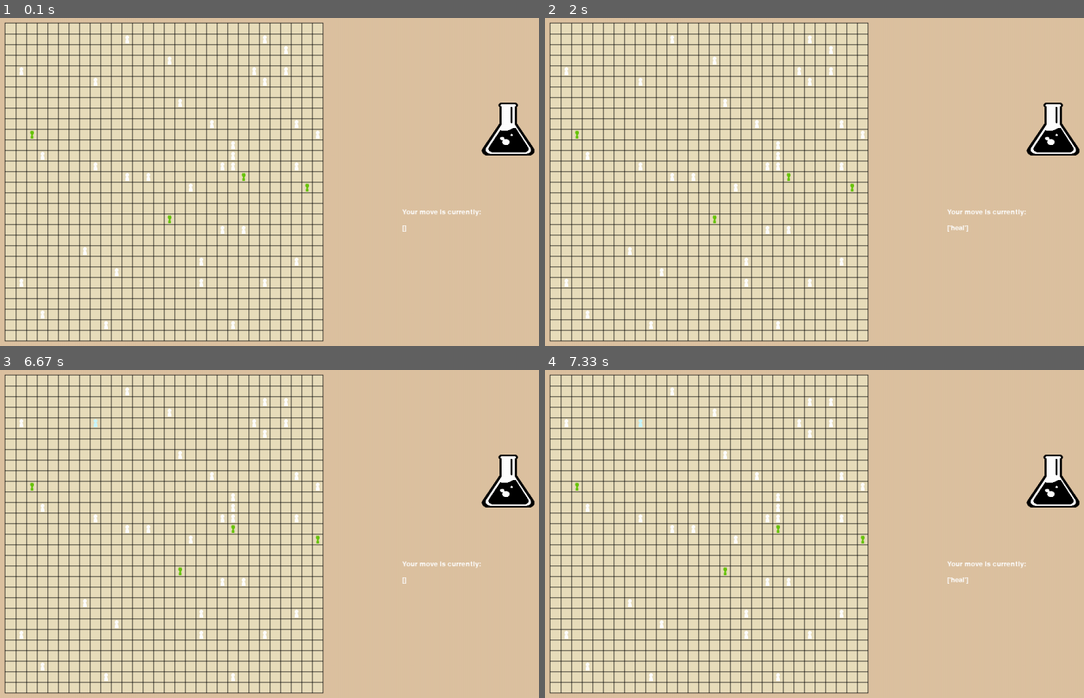
Above: before the commit, frames 1-4 (two rows, left to right).
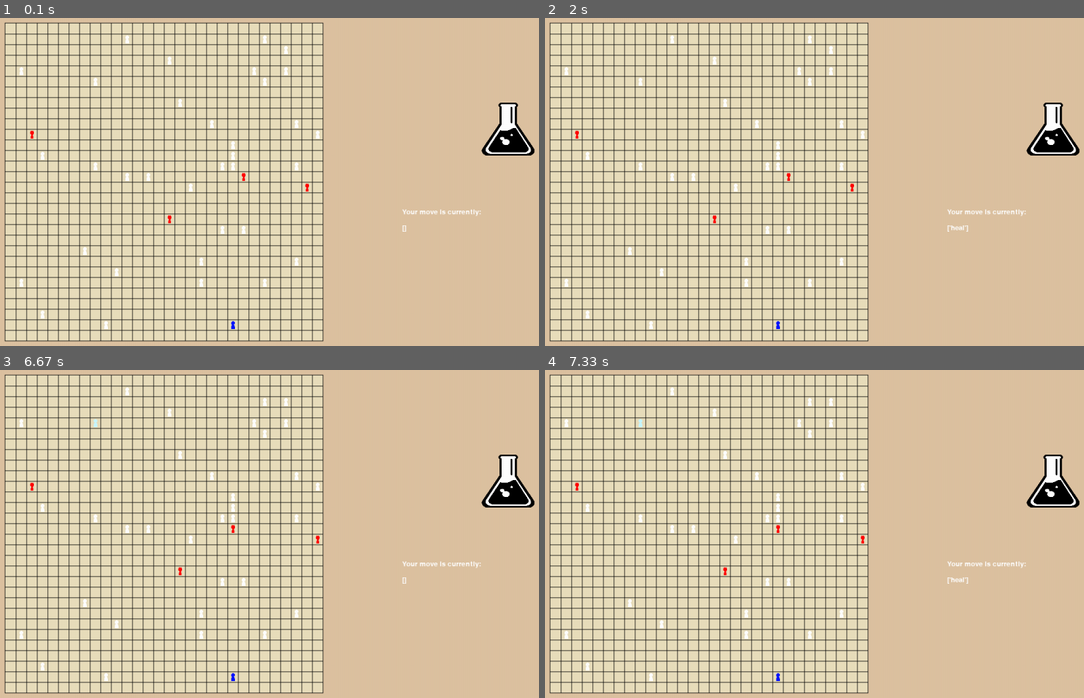
Above: after the commit, the same moments.

Repository: RonaldKroening/SGAI-Outbreak
Game: pygame game, started from SGAI_MK3/main.py
Same seed, same stepped clock (60 frames per second), same inputs: the game is played once before the commit and once after it.
Inputs (mouse positions are in pixels of both pictures, inside the frame that each line leads up to):
- Up to frame 1 (0.1 s): no input
- Up to frame 2 (2 s): press the mouse at (1051, 129) at 0.37 s; move the mouse to (846, 126) at 0.47 s; release the mouse at (642, 126) at 0.6 s; click (1051, 129) at 1.72 s
- Up to frame 3 (6.67 s): press the mouse at (506, 481) at 2.03 s; move the mouse to (371, 537) at 2.13 s; release the mouse at (237, 593) at 2.27 s; click (506, 481) at 2.38 s; click (291, 583) at 2.72 s; press the mouse at (506, 481) at 3.03 s; move the mouse to (388, 438) at 3.13 s; release the mouse at (269, 396) at 3.27 s; press the mouse at (506, 481) at 3.37 s; move the mouse to (318, 563) at 3.47 s; release the mouse at (129, 648) at 3.6 s; click (97, 432) at 5.22 s; click (204, 402) at 5.55 s; press the mouse at (204, 402) at 5.87 s; move the mouse to (350, 445) at 5.97 s; release the mouse at (495, 491) at 6.1 s; press the mouse at (506, 481) at 6.2 s; move the mouse to (301, 452) at 6.3 s; release the mouse at (97, 425) at 6.43 s
- Up to frame 4 (7.33 s): press the mouse at (1051, 481) at 7.03 s; move the mouse to (1040, 488) at 7.13 s; release the mouse at (1030, 494) at 7.27 s

The runs differ from the first frame. In frame 1, less than 0.1% of the frame differs, in the area x 5-58%, y 34-95%; in frame 2, less than 0.1%; in frame 3, less than 0.1%; in frame 4, less than 0.1%.

Commit message:
Add government player

Diff:
--- a/SGAI_MK3/Board.py
+++ b/SGAI_MK3/Board.py
@@ -11,6 +11,7 @@
         self.columns = dimensions[1]
         self.offset = offset
         self.cell_size = cell_size
+        self.govt_index = None
         self.player_role = role
         self.population = 0
         self.people = []    # stores a list of all people (healthy and infected)
@@ -256,6 +257,18 @@
         # Change the person to infected
         for index in location_infected_set:
             self.state[index].infect_person()
+
+        # Make a list of one of the created healthy people to change them to "Govt" at random
+        govt_index_found = False
+        while not govt_index_found:
+            selected_index = rd.choice(list(location_healthy_set))  # Have to convert the set to a list in order to select with rd.choice
+            if selected_index not in location_infected_set:
+                govt_index_found = True
+        print(selected_index)
+
+        # Change the person to government
+        self.govt_index = selected_index
+        self.state[selected_index].isGovt = True
 
     """
     def act(self, oldstate, givenAction):
--- a/SGAI_MK3/Person.py
+++ b/SGAI_MK3/Person.py
@@ -7,6 +7,7 @@
         self.index = this_index
         self.condition = this_condition     # ["Healthy", "Vaccinated", "Cured", "Infected"]
         self.location = location            # in 1D index
+        self.isGovt = False
         self.wasVaccinated = False
         self.turnsVaccinated = 0
         self.isVaccinated = False
--- a/SGAI_MK3/PygameFunctions.py
+++ b/SGAI_MK3/PygameFunctions.py
@@ -19,6 +19,7 @@
 screen.fill(BACKGROUND)
 
 # Load images
+img_player_govt = None
 img_player_healthy = None
 img_player_vaccinated = None
 img_player_infected = None
@@ -30,11 +31,14 @@
     Only blit these on refresh, instead of loading them each time
     TODO: find a way to implement this without using the global method here...
     """
+    global img_player_govt
     global img_player_healthy
     global img_player_vaccinated
     global img_player_infected
     global img_vaccinate_icon
     img_player_size = (0.8 * GameBoard.cell_size / 2, 0.8 * GameBoard.cell_size)
+    img_player_govt = pygame.image.load("Assets/person_govt.png").convert_alpha()
+    img_player_govt = pygame.transform.scale(img_player_govt, img_player_size)
     img_player_healthy = pygame.image.load("Assets/person_normal.png").convert_alpha()
     img_player_healthy = pygame.transform.scale(img_player_healthy, img_player_size)
     img_player_vaccinated = pygame.image.load("Assets/person_vax.png").convert_alpha()
@@ -105,7 +109,9 @@
             int(person.location % GameBoard.rows) * GameBoard.cell_size + GameBoard.offset + 0.3 * GameBoard.cell_size,
             int(person.location / GameBoard.columns) * GameBoard.cell_size + GameBoard.offset + 0.1 * GameBoard.cell_size,
         )
-        if person.condition == "Healthy":
+        if person.isGovt:
+            screen.blit(img_player_govt, coords)
+        elif person.condition == "Healthy":
             screen.blit(img_player_healthy, coords)
         elif person.condition == "Cured":
             screen.blit(img_player_vaccinated, coords)
Binary file added: SGAI_MK3/Assets/person_govt.png
Binary file changed: SGAI_MK3/Assets/person_infect.png
